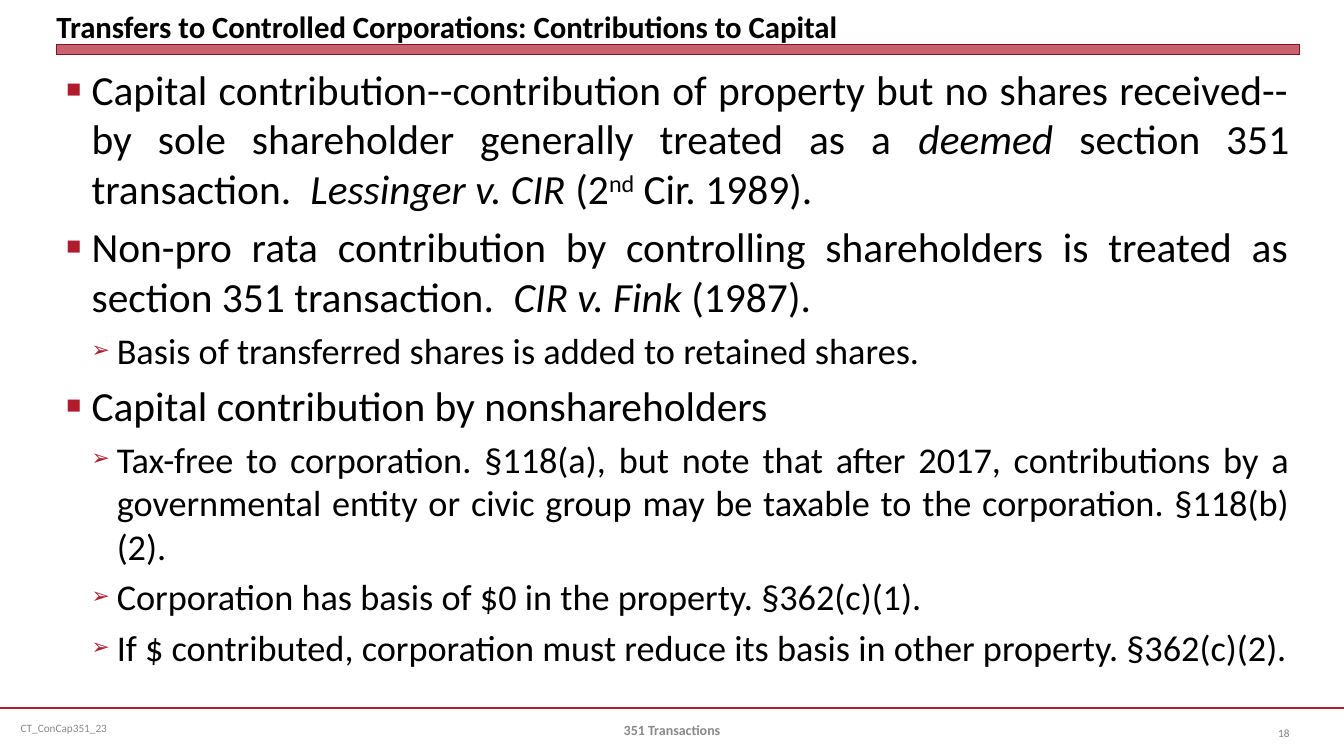
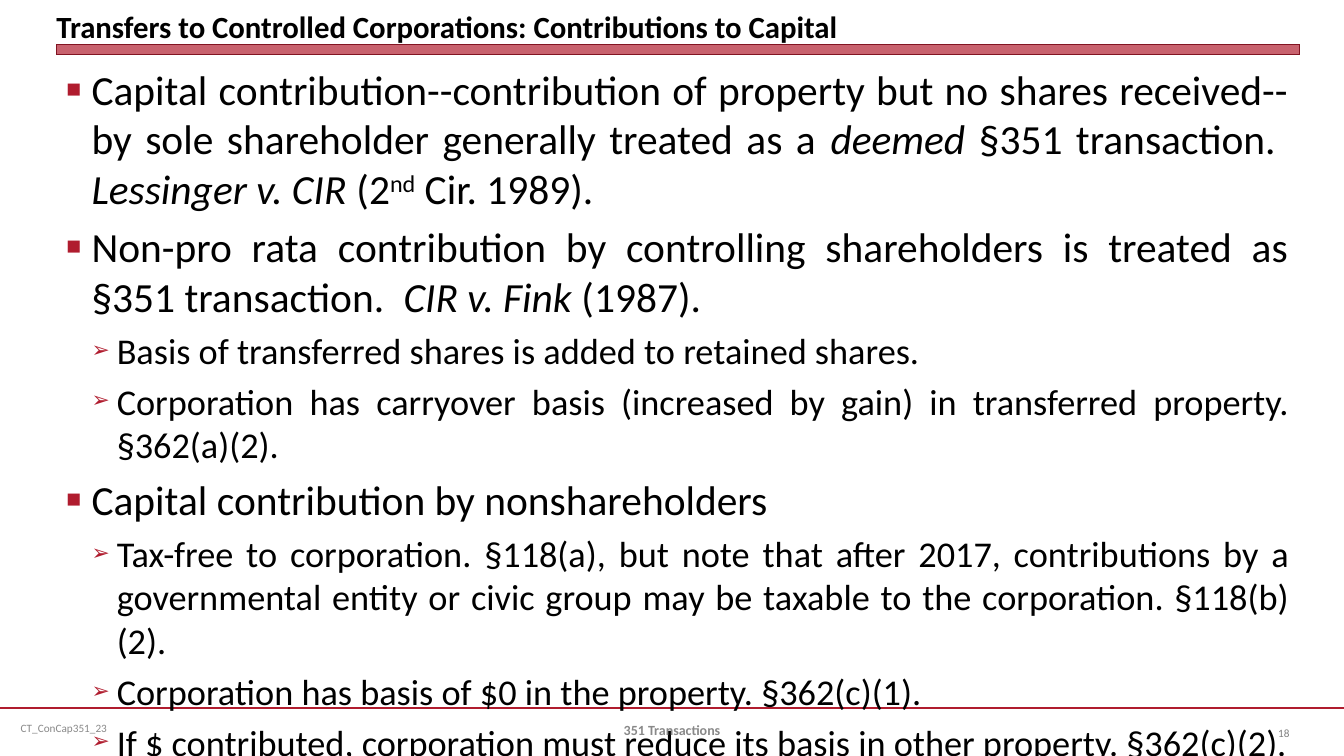
Before and after one commit to jmc877/Corporate-Tax, a slide deck: slide 18 of slides/CT_ConCap351_23.pptx. Drawn at 1344x756 pixels with LibreOffice and Linux fonts; fonts in the diff are those of the drawing. Boxes give left, top, right and bottom in pixels: in the first picture for what was removed or moved away, otherwise in the second. Text is boxed around its words. In the diff, an @@ line names an element or a change of style, - is before the commit and + after.

```diff
--- a/slides/CT_ConCap351_23.pptx
+++ b/slides/CT_ConCap351_23.pptx
@@ text at box(92, 76, 1288, 318): text changed @@
-■ Capital contribution--contribution of property but no shares received--by sole shareholder generally treated as a deemed section 351 transaction. Lessinger v. CIR (2nd Cir. 1989).
-■ Non-pro rata contribution by controlling shareholders is treated as section 351 transaction. CIR v. Fink (1987).
+■ Capital contribution--contribution of property but no shares received--by sole shareholder generally treated as a deemed §351 transaction. Lessinger v. CIR (2nd Cir. 1989).
+■ Non-pro rata contribution by controlling shareholders is treated as §351 transaction. CIR v. Fink (1987).
@@ text at box(117, 388, 1288, 463): paragraph added @@
+  ➢ Corporation has carryover basis (increased by gain) in transferred property. §362(a)(2).
```
Also in this commit, not shown: 6 other slides changed, 1 other file.
